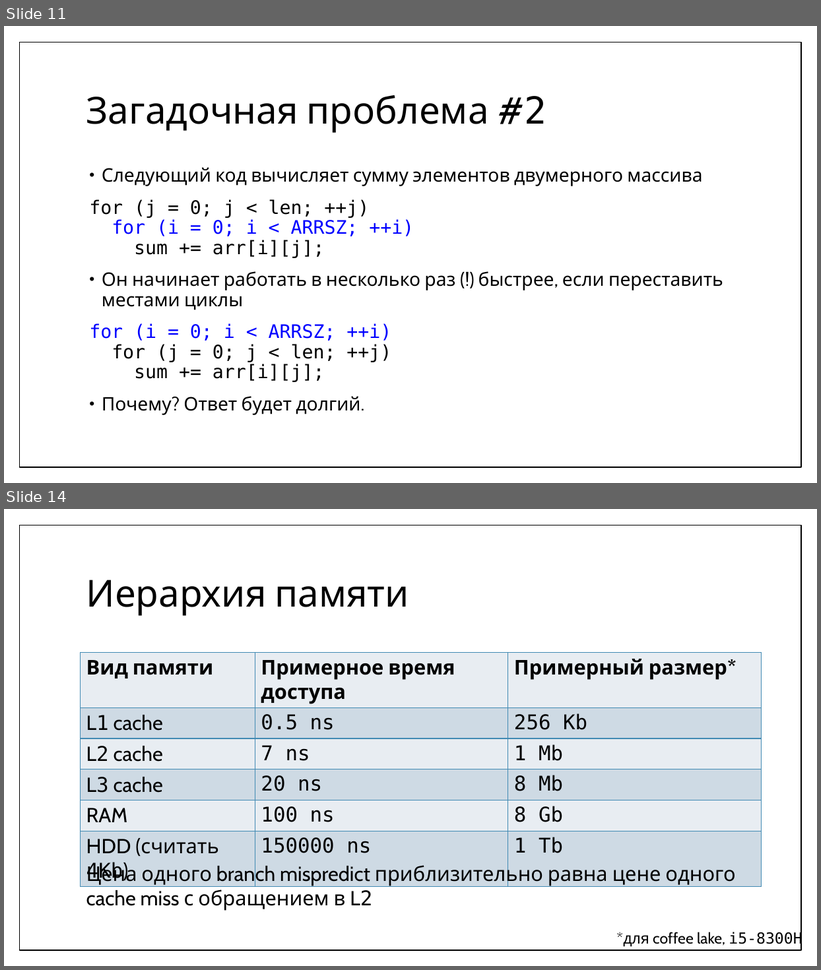
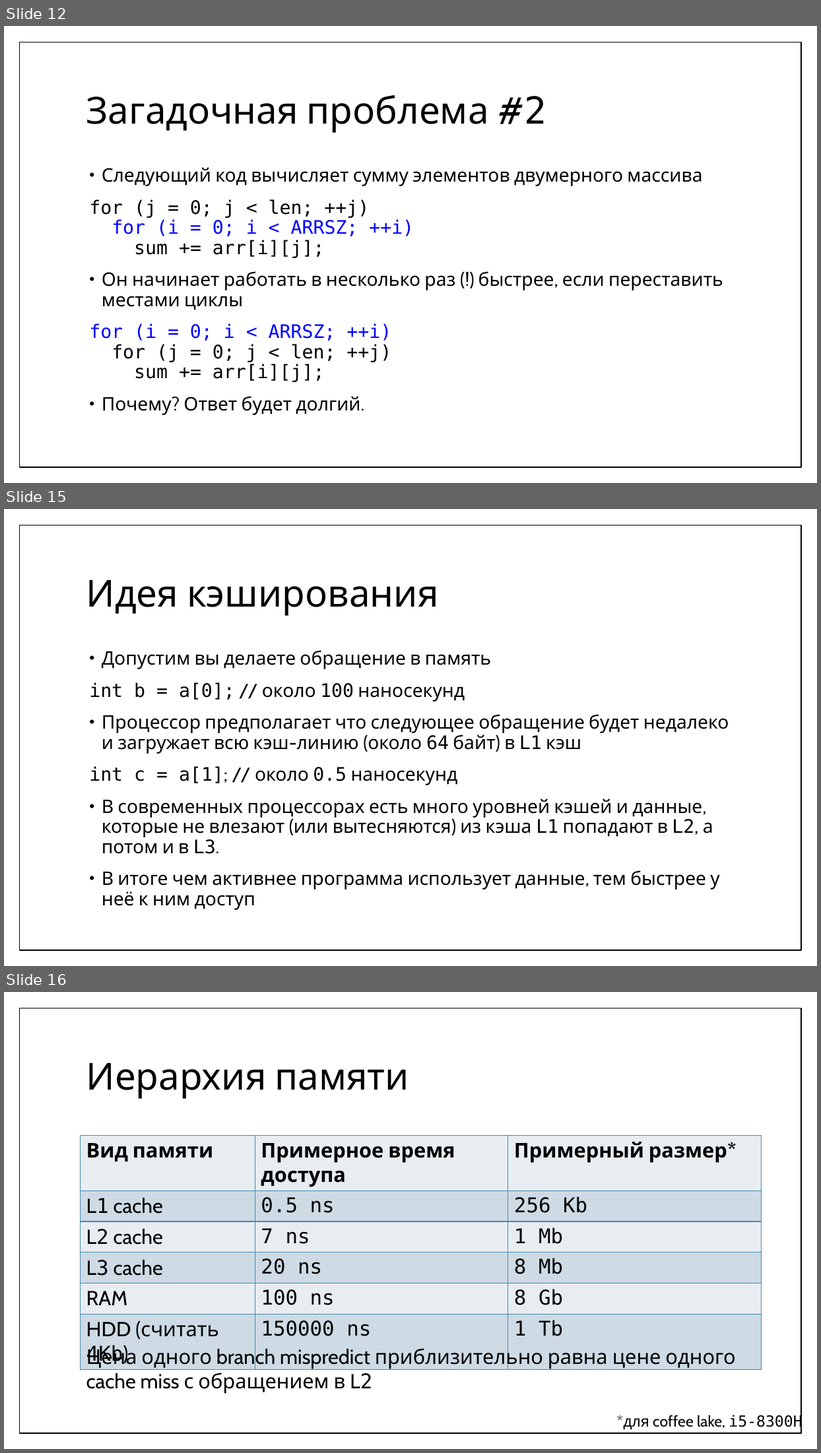
Before and after one commit to MIPT-ILab/cpp-lects-rus, a slide deck: other_lects/informatics/08-realworld.pptx. Shown one above the other, each under a label of ours: slides 11 and 14 before the commit, slides 12, 15 and 16 after it; the slides between them are not shown. The pictures are 821x970 and 821x1453 pixels, drawn with LibreOffice and Linux fonts; fonts in the diff are those of the drawing. Boxes give left, top, right and bottom in pixels: in the first picture for what was removed or moved away, otherwise in the second. Text is boxed around its words. In the diff, an @@ line names an element or a change of style, - is before the commit and + after.

```diff
--- a/other_lects/informatics/08-realworld.pptx
+++ b/other_lects/informatics/08-realworld.pptx
@@ slide 15 added at <box>4,509,817,966</box>, background #FFFFFF; not listed: 1 template element that a slide beside it also shows @@
@@ title added at <box>86,580,439,616</box>, 44 pt, text #000000 @@
+Идея кэширования
@@ text added at <box>89,650,729,910</box>, 22 pt, text #000000 @@
+• Допустим вы делаете обращение в память
+int b = a[0]; // около 100 наносекунд
+• Процессор предполагает что следующее обращение будет недалеко и загружает всю кэш-линию (около 64 байт) в L1 кэш
+int с = a[1]; // около 0.5 наносекунд
+• В современных процессорах есть много уровней кэшей и данные, которые не влезают (или вытесняются) из кэша L1 попадают в L2, а потом и в L3.
+• В итоге чем активнее программа использует данные, тем быстрее у неё к ним доступ
@@ what was slide 11 is now slide 12 @@
@@ what was slide 14 is now slide 16 @@
```
Also in this commit, not shown: 5 slides changed, 6 other slides added, 5 other files.
